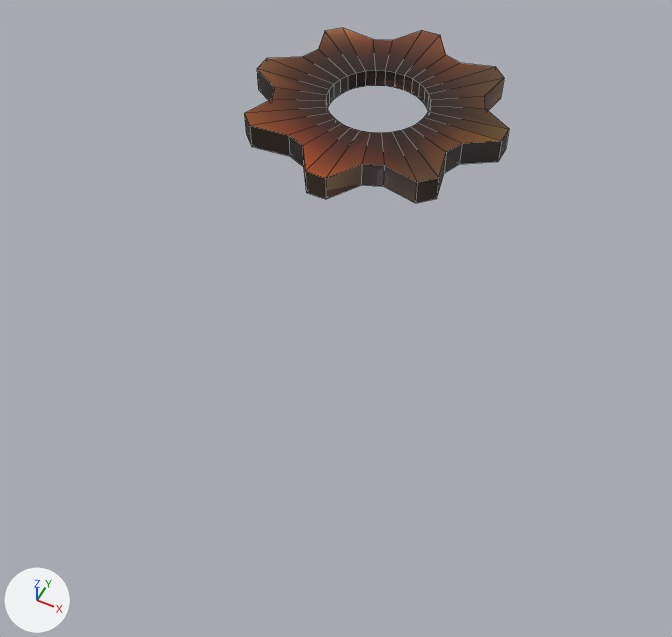
One commit to the Blender file ASSET_CREATION/MODELLING/Liam/CogSmall.blend: the scene before it, then after it.
Camera for both pictures: a 50 mm camera at (2.95, -6.78, 6.52) aimed at (0.72, -2.31, 0.94). The lights are fixed; the arrows at lower left show +X, +Y and +Z. Mesh edges are drawn as thin lines.

Before the edit, the objects in view are built like this:
```python
me_cylinder_001 = bpy.data.meshes.new('Cylinder.001')
me_cylinder_001.from_pydata(...)  # 128 vertices, 128 faces; spans x -1.26..1.26, y -1.27..1.27, z -0.13..0.12
me_cylinder_001.materials.append(mat_material)  # picture img_material_base_color
ob_cylinder = bpy.data.objects.new('Cylinder', me_cylinder_001)
ob_cylinder.location = (0.003, 0.001, 1.263)
ob_cylinder.rotation_euler = (-3.141, 0.00244, -9.332)  # degrees (-180, 0.1, 185)
```
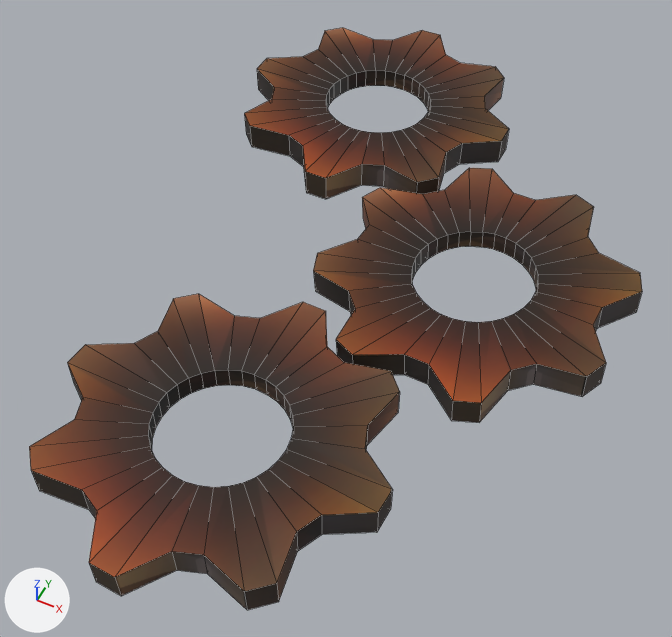
The newer file is also turned or shifted as a whole; pictures and numbers use the older file's frame.

Where the change shows, as pixel boxes (x1, y1, x2, y2) in the pictures (672 x 637 px):
'Cylinder.003', added (brown)
    after: (29, 294, 400, 610)
'Cylinder.002', added (brown)
    after: (313, 168, 642, 423)
'Cylinder', surface changed
    both: (323, 146, 442, 203)

Diff of the bpy script that builds the scene:
```diff
--- a/ASSET_CREATION/MODELLING/Liam/CogSmall.blend.py
+++ b/ASSET_CREATION/MODELLING/Liam/CogSmall.blend.py
@@ img_material_base_color @@
-img_material_base_color = load_image('Material Base Color', '_unpacked/Material_Base_Color', 1024, 1024, 'sRGB')
+img_material_base_color = load_image('Material Base Color.001', '_unpacked/Material_Base_Color.001', 1024, 1024, 'sRGB')
@@ ob_cylinder_003 @@
+ob_cylinder_003 = bpy.data.objects.new('Cylinder.003', me_cylinder_001.copy())  # the mesh of ob_cylinder
+ob_cylinder_003.location = (0.593, -3.818, 1.206)
+ob_cylinder_003.rotation_euler = (0.0281, 3.134, 0.0519)  # degrees (1.6, 180, 3)
@@ ob_cylinder_002 @@
+ob_cylinder_002 = bpy.data.objects.new('Cylinder.002', me_cylinder_001.copy())  # the mesh of ob_cylinder
+ob_cylinder_002.location = (1.629, -1.707, 1.222)
+ob_cylinder_002.rotation_euler = (-0.00306, 3.089, 0.424)  # degrees (-0.2, 177, 24)
```
